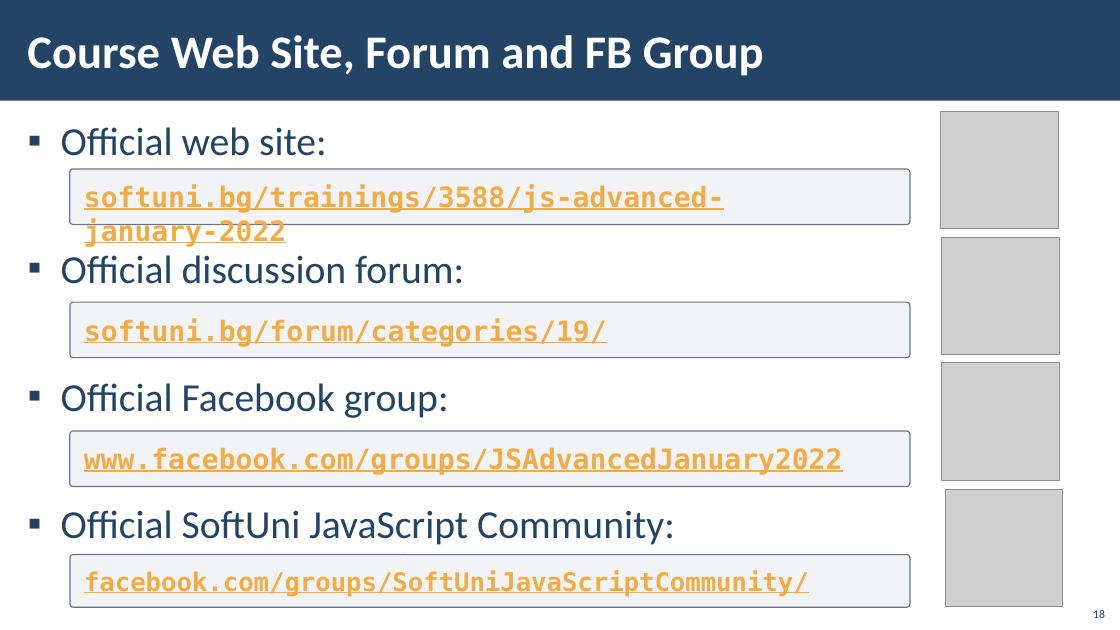
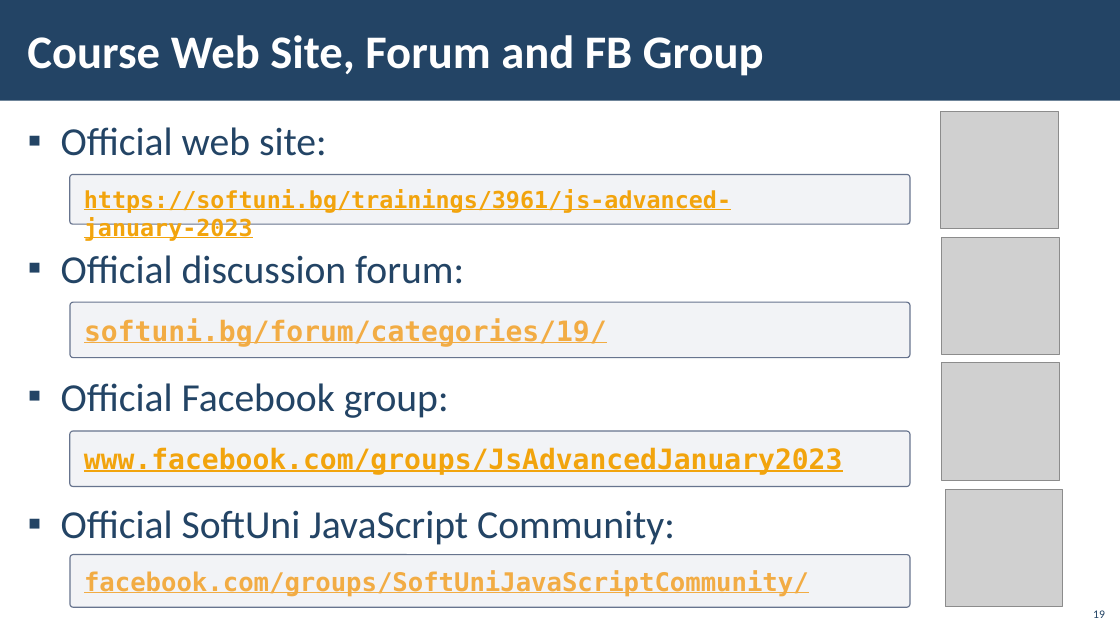
Before and after one commit to TodorYBorisov/Software-University, a slide deck: slide 19 of 03. JS Advanced - Jan 2023/00. Resources/00. JS-Advanced-Course-Introduction.pptx (slide 18 before the commit). Drawn at 1120x630 pixels with LibreOffice and Linux fonts; fonts in the diff are those of the drawing; grey boxes stand for pictures; background and template pictures are left out. Boxes give left, top, right and bottom in pixels: in the first picture for what was removed or moved away, otherwise in the second. Text is boxed around its words. In the diff, an @@ line names an element or a change of style, - is before the commit and + after.

```diff
--- a/03. JS Advanced - Jan 2023/00. Resources/00. JS-Advanced-Course-Introduction.pptx
+++ b/03. JS Advanced - Jan 2023/00. Resources/00. JS-Advanced-Course-Introduction.pptx
@@ rounded rectangle "https://softuni.bg/trainings/3961/js-advanced-january-2023": place and size @@
-rounded rectangle "https://softuni.bg/trainings/3961/js-advanced-january-2023" at [70,169,910,224]
+rounded rectangle "https://softuni.bg/trainings/3961/js-advanced-january-2023" at [70,175,910,224]
@@ text in rounded rectangle at [84,189,731,241]: text changed; size 24 to 20 pt; text colour #F2AC44 to #F2A40D @@
-softuni.bg/trainings/3588/js-advanced-january-2022
+https://softuni.bg/trainings/3961/js-advanced-january-2023
@@ text in rounded rectangle at [84,447,842,475]: text changed; text colour #F2AC44 to #F2A40D @@
-www.facebook.com/groups/JSAdvancedJanuary2022
+www.facebook.com/groups/JsAdvancedJanuary2023
```
Also in this commit, not shown: 5 other slides changed, 3 slides added, 2 slides removed, 2 other files.
